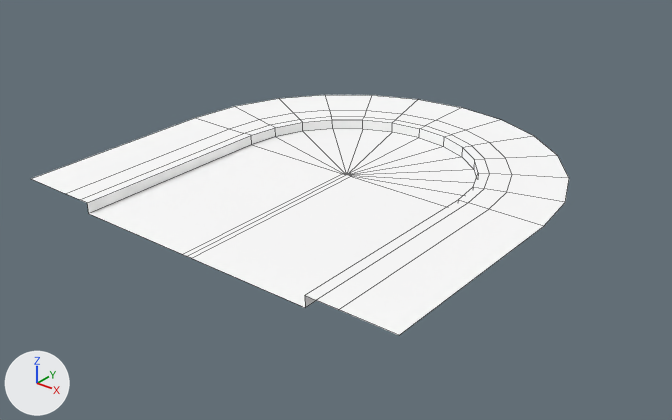
The Blender file Assets/Models/road parts/roadDeadEnd.blend, before and after one commit.
Camera for both pictures: a camera (50 mm lens) standing at (48.6, -62.3, 34.7) and looking at (0.3, -1.9, -2.8). The axes (+X, +Y, +Z) are drawn at lower left. The lights are the same throughout. Mesh edges are drawn as thin lines.

In view in the first picture: 'roadDeadEnd'.
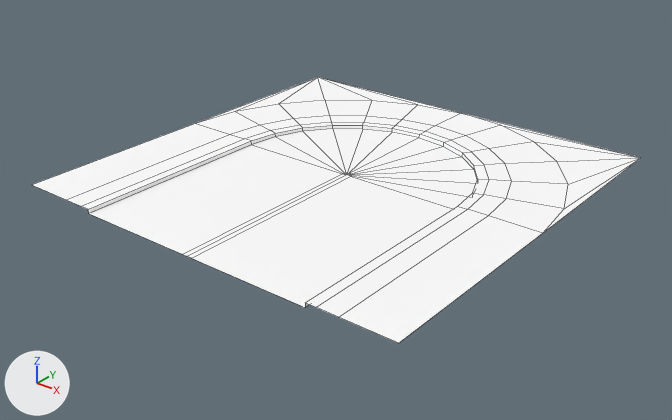
Pixel boxes [x1, y1, x2, y2] of what changed, in the pictures (672 x 420 px):
'roadDeadEnd', reshaped (13% wider, 11% taller)
    before: [31, 95, 569, 335]
    after: [33, 77, 641, 343]

What the commit changed:
me_plane_001 is used by ob_roaddeadend; location (0.0, 0.0, 0.0); rotation (1.571, 0.0, 0.0), in degrees (90, 0, 0).
me_plane_001 had 92 vertices, 84 faces and spanned x -20.0..20.0, y 0.0..1.0, z -20.0..20.0.
me_plane_001 now has 94 vertices, 96 faces and spans x -20.0..20.0, y 0.0..0.4, z -20.0..20.0.
Part 1, on me_plane_001:
60 vertices in x -20.0..20.0, y 1.0, z -20.0..20.0 move by (0.0, -0.6, 0.0).
2 vertices are added at (20.0, 0.4, -20.0), (-20.0, 0.4, -20.0).
12 new faces join them, mat_grass (its picture is missing).
